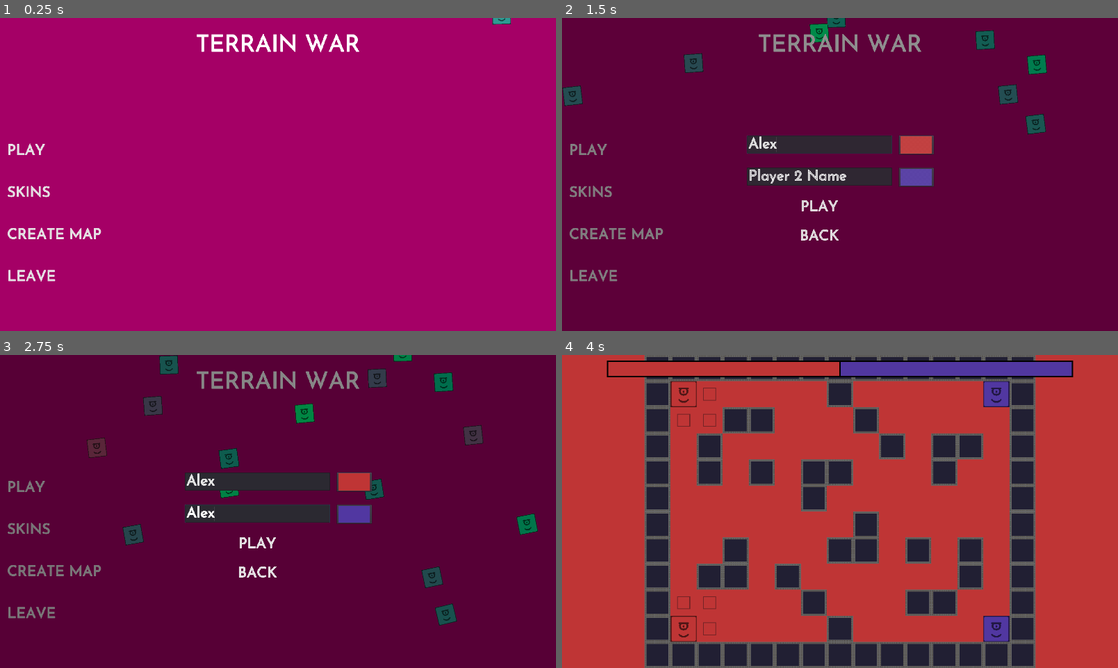
Above: before the commit, frames 1-4 (two rows, left to right).
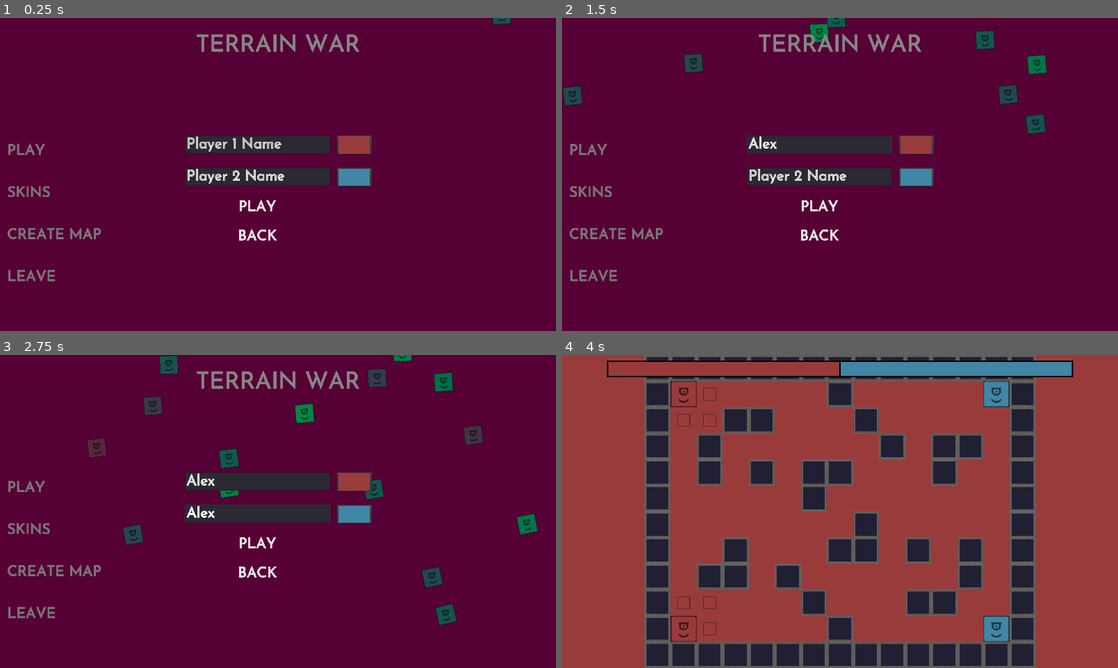
Above: after the commit, the same moments.

Repository: VoidScientist/Terrain-War
Game: Godot game, scene res://scenes/main_menu.tscn
Two runs of this game, one before a commit and one after it. Both use one fixed random seed, a clock stepped at 60 frames per second and the inputs below.
Inputs (mouse positions are in pixels of both pictures, inside the frame that each line leads up to):
- Up to frame 1 (0.25 s): no input
- Up to frame 2 (1.5 s): click "PLAY" at 0.5 s; click (817, 143) at 1.27 s; type "Alex" at 1.35 s
- Up to frame 3 (2.75 s): click (255, 514) at 1.5 s; type "Alex" at 1.58 s; click "PLAY" at 2 s
- Up to frame 4 (4 s): click "PLAY" at 2.75 s; tap Enter at 3.5 s; move the mouse to (962, 495) at 3.52 s; click (962, 495) at 3.6 s

The runs differ from the first frame. In frame 1, 100% of the frame differs, in the area x 0-100%, y 0-100%; in frame 2, 0.6%; in frame 3, 0.6%; in frame 4, 72%.

Commit message:
ui nearly finished

Diff:
--- a/scenes/main_menu.tscn
+++ b/scenes/main_menu.tscn
@@ -166,8 +166,6 @@
 scroll_active = false
 
 [node name="PLAYMENU" type="Control" parent="."]
-visible = false
-modulate = Color( 1, 1, 1, 0 )
 anchor_right = 1.0
 anchor_bottom = 1.0
 
@@ -238,7 +236,7 @@
 margin_right = 664.0
 margin_bottom = 86.0
 rect_pivot_offset = Vector2( 98, 33 )
-color = Color( 0.752941, 0.211765, 0.211765, 1 )
+color = Color( 0.607843, 0.235294, 0.235294, 1 )
 edit_alpha = false
 
 [node name="player2_picker" type="ColorPickerButton" parent="PLAYMENU/Control"]
@@ -247,7 +245,7 @@
 margin_right = 664.0
 margin_bottom = 197.0
 rect_pivot_offset = Vector2( 98, 33 )
-color = Color( 0.321569, 0.219608, 0.635294, 1 )
+color = Color( 0.262745, 0.529412, 0.65098, 1 )
 edit_alpha = false
 
 [node name="AnimationPlayer" type="AnimationPlayer" parent="PLAYMENU"]
--- a/scripts/menu_handler.gd
+++ b/scripts/menu_handler.gd
@@ -19,10 +19,8 @@
 	if name2:
 		PlayerService.change_name(1, name2)
 
-	if col1:
-		PlayerService.change_color(0, col1)
-	if col2:
-		PlayerService.change_color(1, col2)
+	PlayerService.change_color(0, col1)
+	PlayerService.change_color(1, col2)
 
 	get_tree().change_scene("res://scenes/Game.tscn")
 
